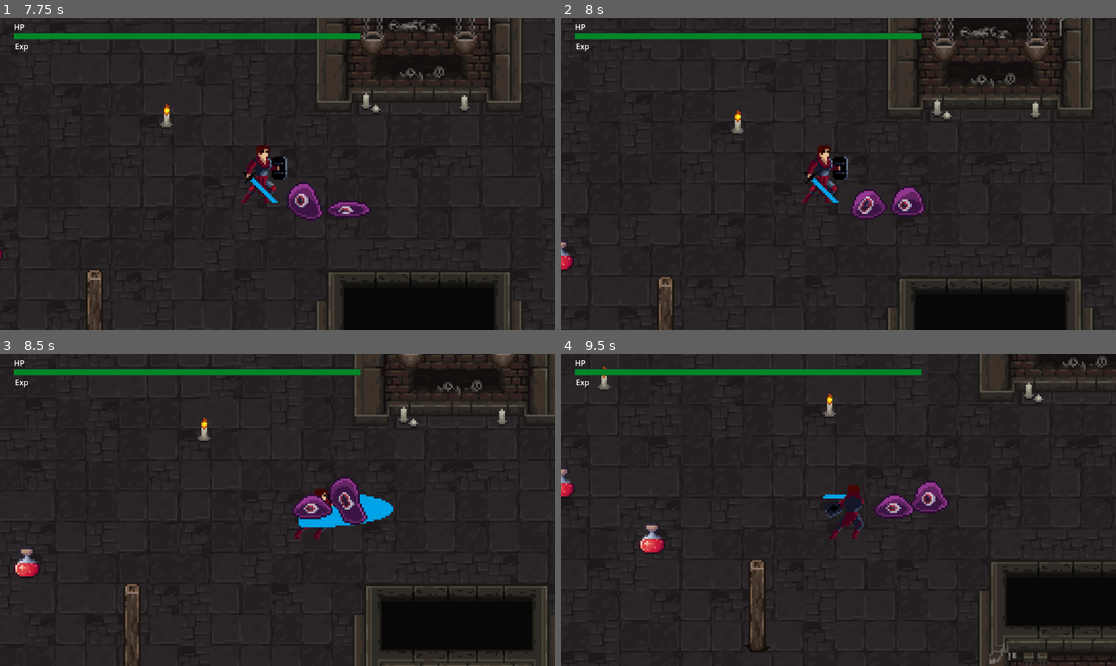
Above: before the commit, frames 1-4 (two rows, left to right).
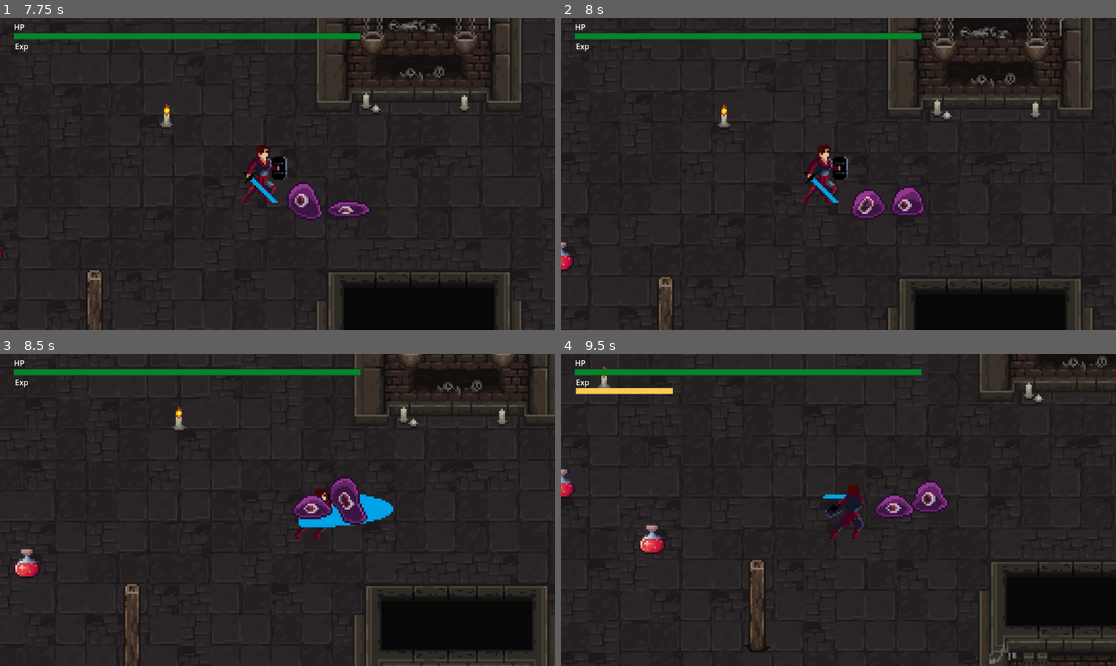
Above: after the commit, the same moments.

Repository: CedrickCuas/OOP_Project
Game: Godot game, scene res://Scenes/game_scene.tscn
Two runs of this game, one before a commit and one after it. Both use one fixed random seed, a clock stepped at 60 frames per second and the inputs below.
Inputs (mouse positions are in pixels of both pictures, inside the frame that each line leads up to):
- Up to frame 1 (7.75 s): move the mouse to (399, 158) at 0.52 s; hold D (right) 0.53-1.28 s; click (399, 158) at 0.6 s; move the mouse to (166, 189) at 1.27 s; hold S (down) 1.28-2.03 s; click (166, 189) at 1.35 s; move the mouse to (333, 105) at 2.02 s; hold D (right) 2.03-2.78 s; click (333, 105) at 2.1 s; move the mouse to (249, 236) at 2.77 s; hold W (up) 2.78-3.53 s; click (249, 236) at 2.85 s; move the mouse to (444, 220) at 3.52 s; hold A (left) 3.53-5.03 s; click (444, 220) at 3.6 s; move the mouse to (111, 127) at 4.27 s; click (111, 127) at 4.35 s; move the mouse to (305, 174) at 5.02 s; hold S (down) 5.03-5.78 s; click (305, 174) at 5.1 s; move the mouse to (194, 96) at 5.77 s; hold D (right) 5.78-6.53 s; click (194, 96) at 5.85 s; move the mouse to (399, 158) at 6.52 s; hold W (up) 6.53-7.28 s; click (399, 158) at 6.6 s; move the mouse to (166, 189) at 7.27 s; hold D (right) from 7.28 s (still down); click (166, 189) at 7.35 s
- Up to frame 2 (8 s): keep holding D (right)
- Up to frame 3 (8.5 s): move the mouse to (333, 441) at 8.02 s; release D (right) at 8.03 s; hold S (down) from 8.03 s (still down); click (333, 441) at 8.1 s
- Up to frame 4 (9.5 s): move the mouse to (810, 572) at 8.77 s; release S (down) at 8.78 s; hold A (left) from 8.78 s (still down); click (810, 572) at 8.85 s

Frame 1 is identical in both runs. In frame 2, 0.2% of the frame differs, in the area x 28-34%, y 27-37%; in frame 3, 0.2%; in frame 4, 0.4%, in the area x 2-50%, y 10-21%.

Commit message:
fixed experience gem
pick up not working and not increasing exp

Diff:
--- a/Scenes/character_body_2d.tscn
+++ b/Scenes/character_body_2d.tscn
@@ -513,11 +513,6 @@
 radius = 9.0
 height = 28.0
 
-[sub_resource type="CircleShape2D" id="CircleShape2D_88kja"]
-radius = 50.0
-
-[sub_resource type="CircleShape2D" id="CircleShape2D_it8n0"]
-
 [node name="Player" type="CharacterBody2D" groups=["Player"]]
 collision_layer = 2
 script = ExtResource("1_cvnsp")
--- a/Scripts/character_body_2d.gd
+++ b/Scripts/character_body_2d.gd
@@ -10,12 +10,11 @@
 var can_take_damage := true
 
 # Experience
-var experience_level: int = 1
 var current_exp: int = 0
 
 # Canvas layer nodes (safe null checks)
-@onready var expBar = get_node_or_null("%ExpBar")
-@onready var lblLevel = get_node_or_null("%lbl_level")
+@onready var expBar = get_node("%ExperienceBar")
+@onready var lblLevel = get_node("%lbl_level")
 @onready var levelPanel = get_node_or_null("%LevelUp")
 @onready var upgradeOptions = get_node_or_null("%UpgradeOptions")
 @onready var sndLevelUp = get_node_or_null("%snd_levelup")
@@ -30,12 +29,14 @@
 
 
 func _ready():
-	# Initialize health safely
 	health = MAX_HEALTH
 	if healthbar:
 		healthbar.init_health(health)
 	else:
 		push_warning("HealthBar node not found! Health UI will not update.")
+
+	# ✅ FIX: initialize EXP bar
+	set_expbar(current_exp, calculate_experiencecap())
 
 
 func _physics_process(_delta: float) -> void:
@@ -85,10 +86,28 @@
 # -------------------------
 # Experience / Leveling
 # -------------------------
+func _on_grab_area_area_entered(area: Area2D) -> void:
+	if area.is_in_group("loot"):
+		area.target = self
+
+
+func _on_collect_area_area_entered(area: Area2D) -> void:
+	if area.is_in_group("loot"):
+		var gem_exp = area.collect()
+		gain_experience(gem_exp)
+
+
+var experience = 0
+var experience_level = 1
+var collected_experience = 0
+
+
 func gain_experience(amount: int) -> void:
 	current_exp += amount
+
 	check_levelup()
-	update_expbar()
+
+	set_expbar(current_exp, calculate_experiencecap())
 
 
 func check_levelup() -> void:
@@ -96,50 +115,37 @@
 	while current_exp >= exp_cap:
 		current_exp -= exp_cap
 		experience_level += 1
-		levelup()
+		#levelup()
 		exp_cap = calculate_experiencecap()
 
 
-func calculate_experiencecap() -> int:
-	if experience_level < 20:
-		return experience_level * 5
-	elif experience_level < 40:
-		return 95 * (experience_level - 19) * 8
+func calculate_experience(gem_exp):
+	var exp_required = calculate_experiencecap()
+	collected_experience += gem_exp
+	if experience + collected_experience >= exp_required:
+		collected_experience -= exp_required - experience
+		experience_level += 1
+		experience = 0
+		exp_required = calculate_experiencecap()
+		#levelup()
 	else:
-		return 255 + (experience_level - 39) * 12
+		experience += collected_experience
+		collected_experience = 0
+
+	set_expbar(experience, exp_required)
 
 
-func update_expbar() -> void:
-	if not expBar:
-		push_warning("ExpBar node not found! Cannot update XP bar.")
-		return
-	var exp_cap = calculate_experiencecap()
-	expBar.max_value = exp_cap
-	expBar.value = current_exp
+func calculate_experiencecap():
+	var exp_cap = experience_level
+	if experience_level < 20:
+		exp_cap = experience_level * 5
+	elif experience_level < 40:
+		exp_cap = 95 * (experience_level - 19) * 8
+	else:
+		exp_cap = 255 + (experience_level - 39) * 12
+	return exp_cap
 
 
-func levelup() -> void:
-	if lblLevel:
-		lblLevel.text = "Level: %s" % experience_level
-	if levelPanel:
-		levelPanel.visible = true
-		get_tree().paused = true
-		var tween = levelPanel.create_tween()
-		tween.tween_property(levelPanel, "position", Vector2(220, 50), 2).set_trans(Tween.TRANS_QUINT).set_ease(Tween.EASE_IN)
-		tween.play()
-	if sndLevelUp:
-		sndLevelUp.play()
-
-
-# -------------------------
-# Loot / Collection
-# -------------------------
-func _on_grab_area_area_entered(area: Area2D) -> void:
-	if area.is_in_group("loaot"):
-		area.target = self
-
-
-func _on_collect_area_area_entered(area: Area2D) -> void:
-	if area.is_in_group("loot"):
-		var gem_exp = area.collect()
-		gain_experience(gem_exp)
+func set_expbar(set_value = 1, set_max_value = 100):
+	expBar.value = set_value
+	expBar.max_value = set_max_value
